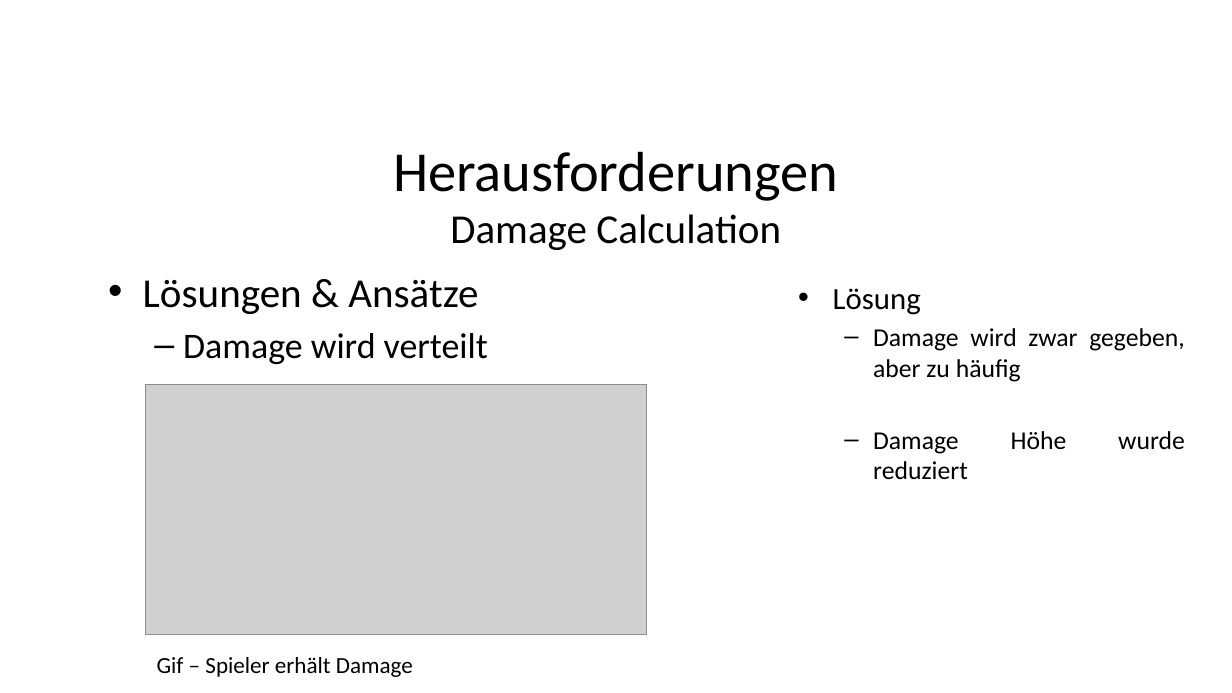
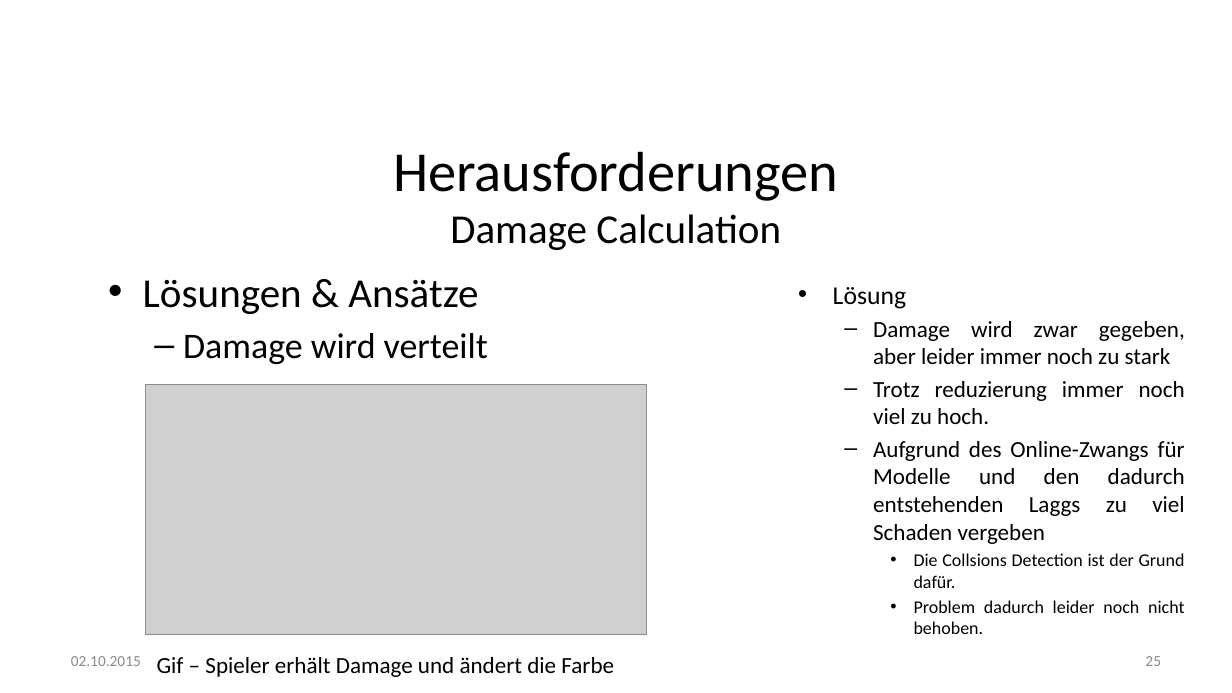
Before and after one commit to fdai3905/GDV2015, a slide deck: slide 25 of final/GDV - Finale Präsentation V0.9.pptx (slide 19 before the commit). Drawn at 1232x693 pixels with LibreOffice and Linux fonts; fonts in the diff are those of the drawing; grey boxes stand for pictures; background and template pictures are left out. Boxes give left, top, right and bottom in pixels: in the first picture for what was removed or moved away, otherwise in the second. Text is boxed around its words. In the diff, an @@ line names an element or a change of style, - is before the commit and + after.

```diff
--- a/final/GDV - Finale Präsentation V0.9.pptx
+++ b/final/GDV - Finale Präsentation V0.9.pptx
@@ text at (x1=833, y1=287, x2=906, y2=309): size 24 to 20 pt in "Lösung" @@
@@ text at (x1=873, y1=321, x2=1185, y2=634): text changed; size 20 to 18 pt @@
-  – Damage wird zwar gegeben, aber zu häufig
-  – Damage Höhe wurde reduziert
+  – Damage wird zwar gegeben, aber leider immer noch zu stark
+  – Trotz reduzierung immer noch viel zu hoch.
+  – Aufgrund des Online-Zwangs für Modelle und den dadurch entstehenden Laggs zu viel Schaden vergeben
+    • Die Collsions Detection ist der Grund dafür.
+    • Problem dadurch leider noch nicht behoben.
@@ text added at (x1=71, y1=656, x2=141, y2=666), 12 pt, text #8C8C8C @@
+02.10.2015
@@ text at (x1=157, y1=657, x2=614, y2=677): text changed @@
-Gif – Spieler erhält Damage
+Gif – Spieler erhält Damage und ändert die Farbe
@@ page number added at (x1=1145, y1=656, x2=1161, y2=666), 12 pt, text #8C8C8C @@
+25
```
Also in this commit, not shown: 31 other slides changed, 7 slides added, 44 other files.
